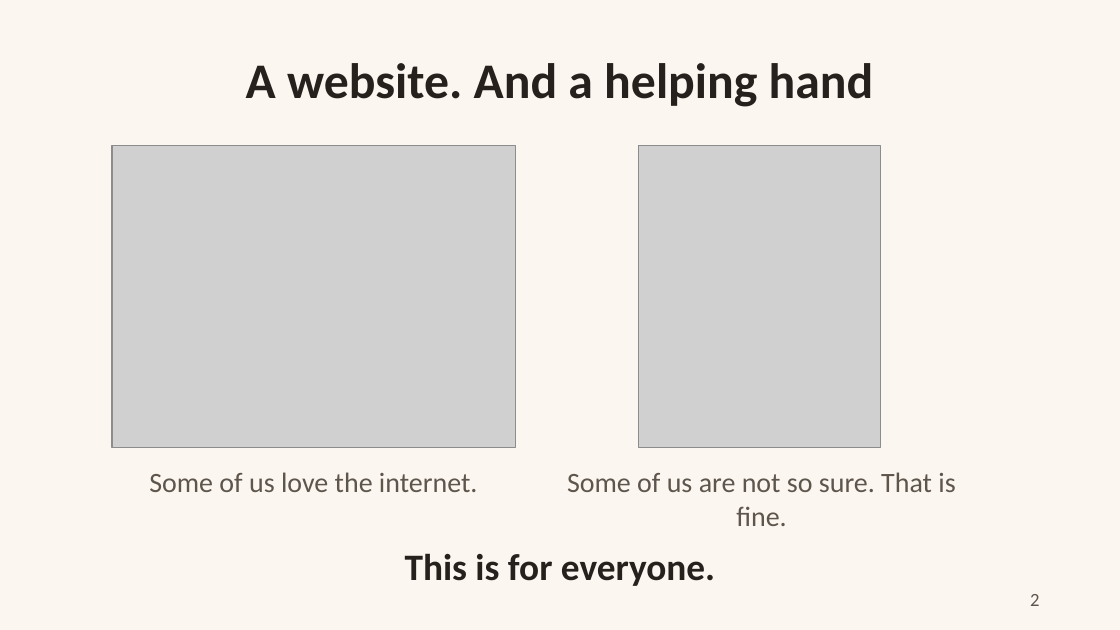
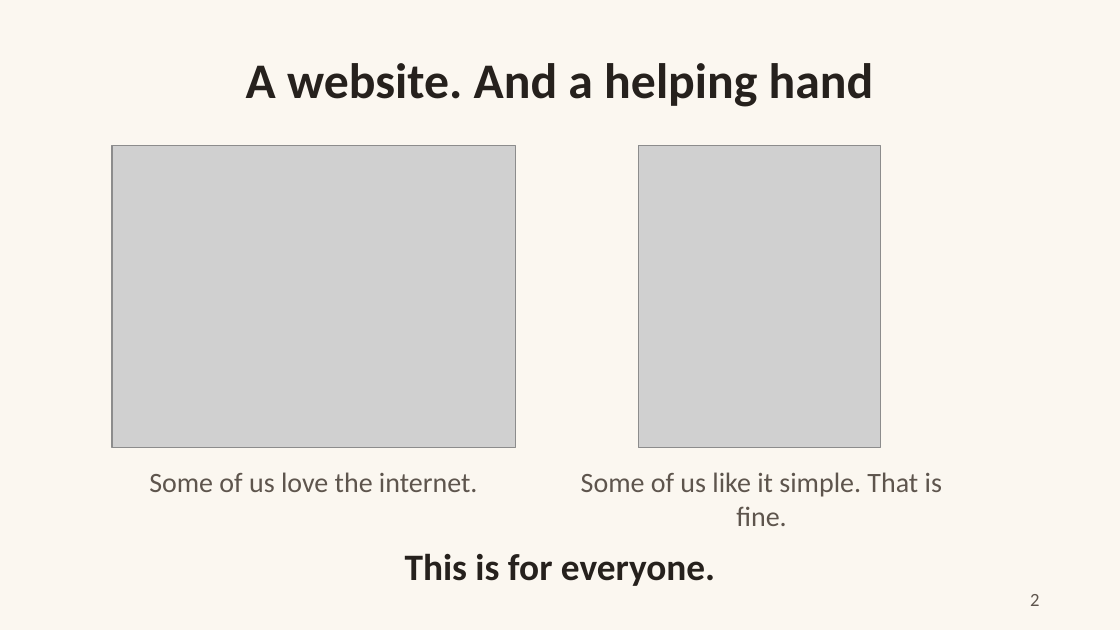
Before and after one commit to QuinntyneBrown/Coop, a slide deck: slide 2 of docs/pitch/own-board-pitch.pptx. Drawn at 1120x630 pixels with LibreOffice and Linux fonts; fonts in the diff are those of the drawing; grey boxes stand for pictures. Boxes give left, top, right and bottom in pixels: in the first picture for what was removed or moved away, otherwise in the second. Text is boxed around its words. In the diff, an @@ line names an element or a change of style, - is before the commit and + after.

```diff
--- a/docs/pitch/own-board-pitch.pptx
+++ b/docs/pitch/own-board-pitch.pptx
@@ text at (x1=581, y1=472, x2=942, y2=526): text changed @@
-Some of us are not so sure. That is fine.
+Some of us like it simple. That is fine.
```
Also in this commit, not shown: 7 other files.
